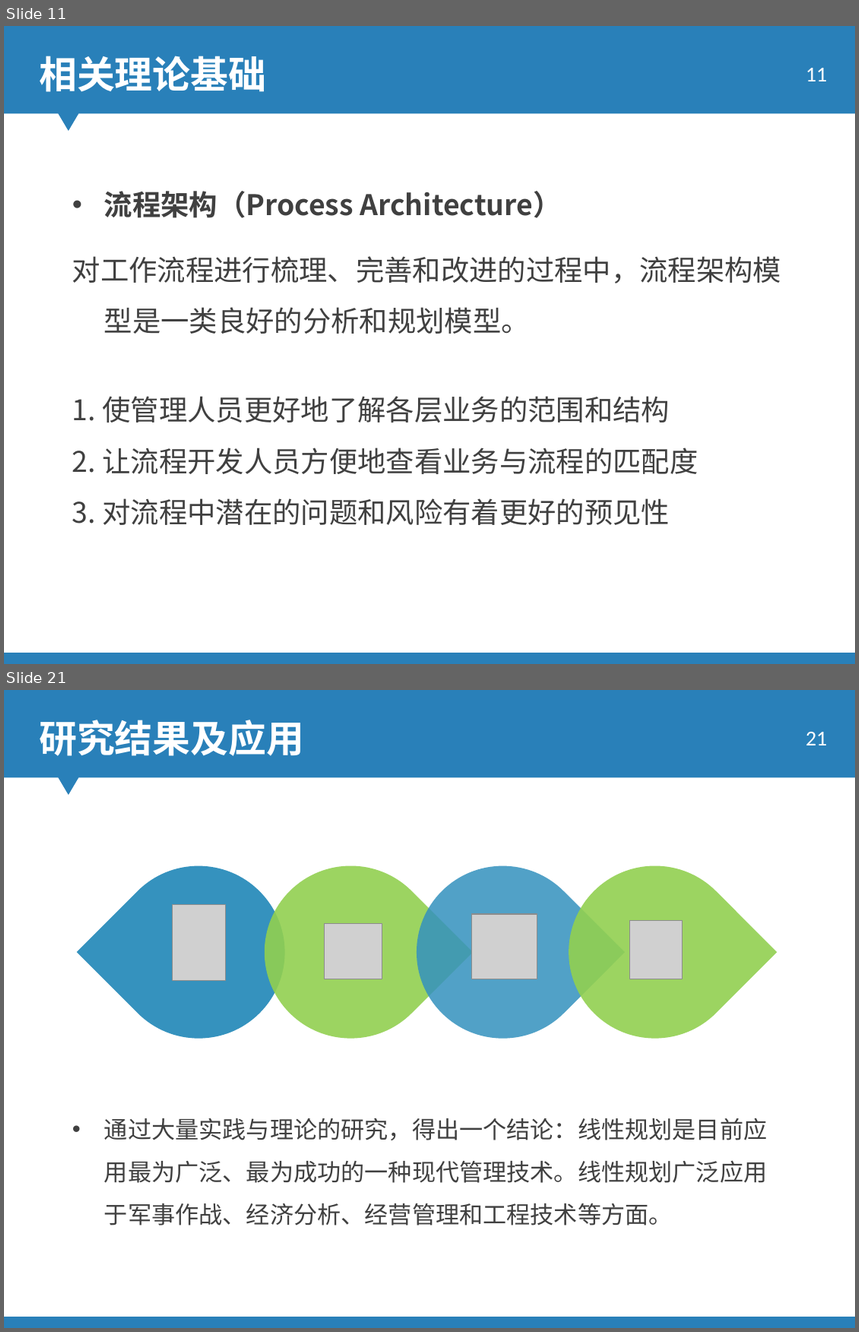
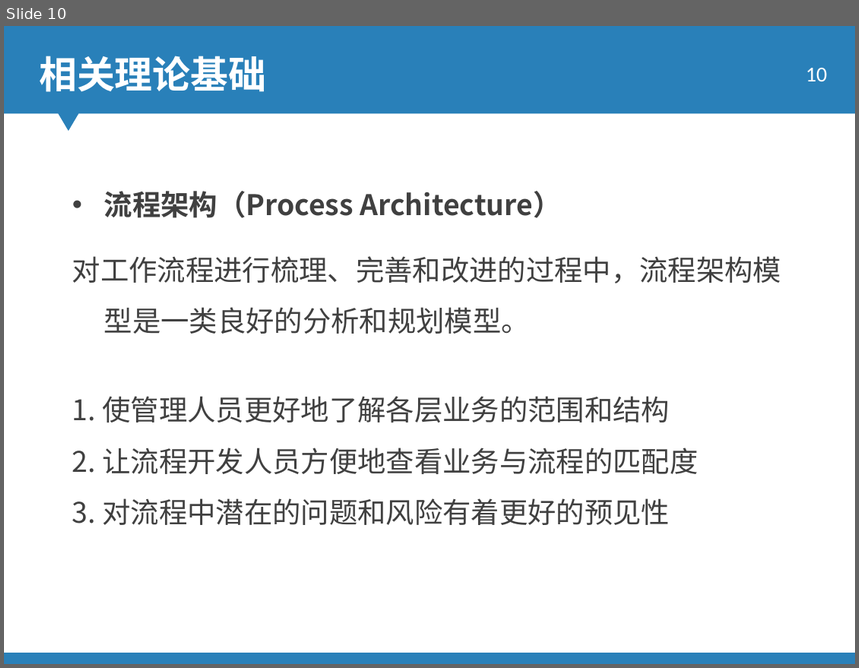
Before and after one commit to ky4910/KimThesis, a slide deck: 答辩_0610_JY.ppt. Shown one above the other, each under a label of ours: slides 11 and 21 before the commit, slide 10 after it; the slides between them are not shown. The pictures are 859x1332 and 859x668 pixels, drawn with LibreOffice and Linux fonts; fonts in the diff are those of the drawing; grey boxes stand for pictures; background and template pictures are left out. Boxes give left, top, right and bottom in pixels: in the first picture for what was removed or moved away, otherwise in the second. Text is boxed around its words. In the diff, an @@ line names an element or a change of style, - is before the commit and + after.

```diff
--- a/答辩_0610_JY.ppt
+++ b/答辩_0610_JY.ppt
@@ slide 21 removed at (4,690,855,1328), background picture (left out); not listed: 2 template elements that a slide beside it also shows @@
@@ text removed at (39,720,304,756) @@
-研究结果及应用
@@ page number removed at (806,732,827,745) @@
-21
@@ freeform shape removed at (76,831,321,1075) @@
@@ freeform shape removed at (229,831,473,1075) @@
@@ freeform shape removed at (381,831,626,1075) @@
@@ freeform shape removed at (534,831,778,1075) @@
@@ picture removed at (173,905,225,981) @@
@@ picture removed at (471,914,537,980) @@
@@ picture removed at (325,924,382,980) @@
@@ picture removed at (629,921,682,980) @@
@@ text removed at (104,1118,767,1226) @@
-• 通过大量实践与理论的研究，得出一个结论：线性规划是目前应用最为广泛、最为成功的一种现代管理技术。线性规划广泛应用于军事作战、经济分析、经营管理和工程技术等方面。
@@ what was slide 11 is now slide 10 @@
@@ page number at (806,68,827,81): text changed @@
-11
+10
```
Also in this commit, not shown: 6 slides changed, 20 slides added, 12 other slides removed, 1 other file.
